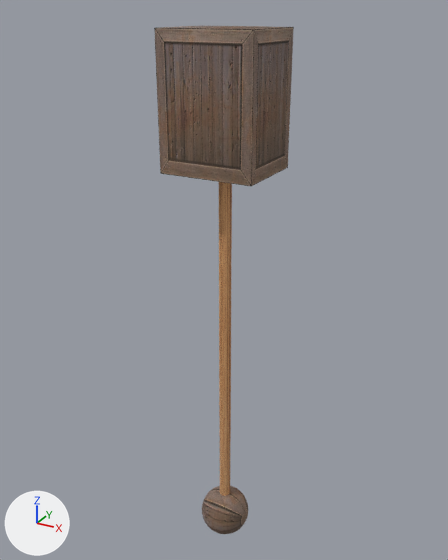
Renders of the FBX model newton-4.00/applications/media/unicycle.fbx from each side of a commit.
Both versions are drawn from a camera (50 mm lens) standing at (1.67, -3.04, 3.51) and looking at (-0.06, 0.09, 1.95). The lights are fixed; the arrows at lower left show +X, +Y and +Z. Where no turn or scale is listed for an object, it has been applied to the vertices.
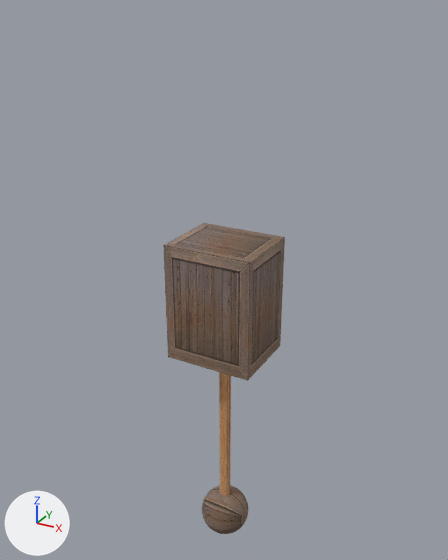
Patch to the scene script:
```diff
--- a/newton-4.00/applications/media/unicycle.fbx.py
+++ b/newton-4.00/applications/media/unicycle.fbx.py
@@ me_mesh_001 @@
 me_mesh_001.from_pydata(...)  # 146 vertices, 288 faces; spans x -0.04..0.04, y -0.04..0.04, z -2.5..0.0
 # used by ob_capsule002; location = (0.0, 0.0, 2.682)
+# me_mesh_001 part 1: all 73 vertices in x -0.04..0.04, y -0.04..0.04, z -2.5..-2.46 are moved by (0.0, 0.0, 1.25)
 me_mesh_001.materials.append(mat_02___default)
@@ ob_box001 @@
 ob_box001 = bpy.data.objects.new('Box001', me_mesh)
-ob_box001.location = (0.0, 0.0, 3.042)
+ob_box001.location = (0.0, 0.0, 1.868)
@@ ob_capsule002 @@
 ob_capsule002 = bpy.data.objects.new('Capsule002', me_mesh_001)
-ob_capsule002.location = (0.0, 0.0, 2.682)
+ob_capsule002.location = (0.0, 0.0, 1.508)
```

Boxes (x1, y1, x2, y2) around the edits, measured in the pictures (448 x 560 px):
'Box001', moved
    before: (154, 26, 294, 186)
    after: (163, 223, 285, 380)
'Capsule002', reshaped, moved
    before: (219, 182, 232, 496)
    after: (219, 372, 231, 495)
